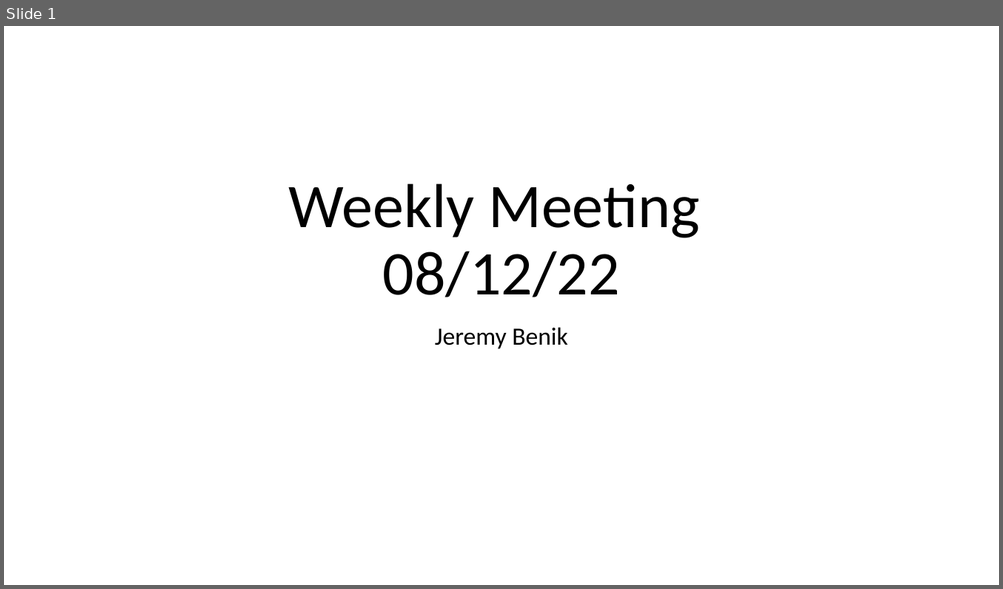
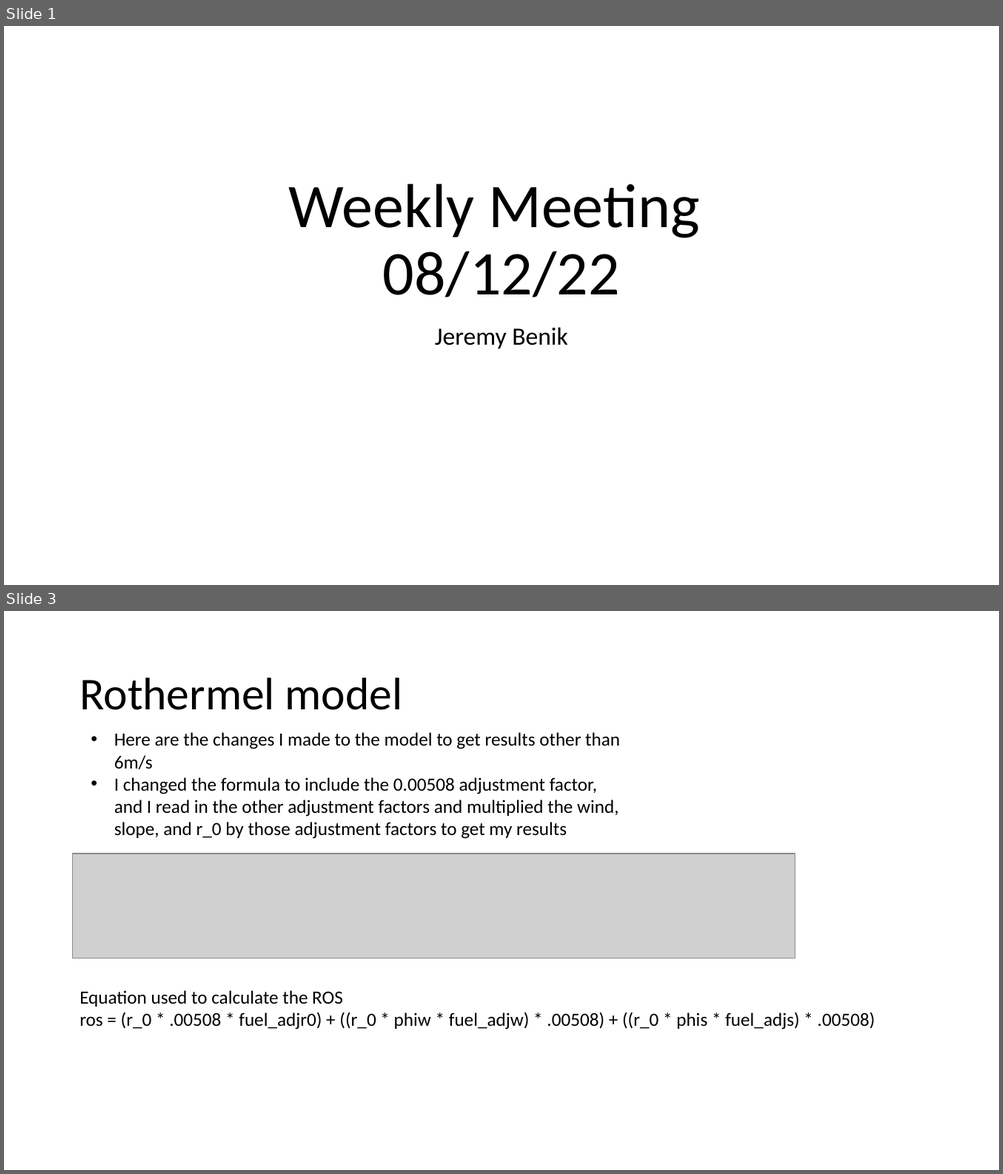
Before and after one commit to Jeremy-Benik/Meeting_Notes, a slide deck: 08122022_Presentation.pptx. Shown one above the other, each under a label of ours: slide 1 before the commit, slides 1 and 3 after it; the slides between them are not shown. The pictures are 1003x589 and 1003x1174 pixels, drawn with LibreOffice and Linux fonts; fonts in the diff are those of the drawing; grey boxes stand for pictures. Boxes give left, top, right and bottom in pixels: in the first picture for what was removed or moved away, otherwise in the second. Text is boxed around its words. In the diff, an @@ line names an element or a change of style, - is before the commit and + after.

```diff
--- a/08122022_Presentation.pptx
+++ b/08122022_Presentation.pptx
@@ slide 3 added at [4, 611, 999, 1170], background #FFFFFF @@
@@ title added at [79, 678, 403, 710], 44 pt, text #000000 @@
+Rothermel model
@@ text added at [114, 732, 620, 839], 18 pt, text #000000 @@
+• Here are the changes I made to the model to get results other than 6m/s
+• I changed the formula to include the 0.00508 adjustment factor, and I read in the other adjustment factors and multiplied the wind, slope, and r_0 by those adjustment factors to get my results
@@ picture added at [73, 854, 795, 958] @@
@@ text added at [79, 991, 875, 1030], 18 pt, text #000000 @@
+Equation used to calculate the ROS
+ros = (r_0 * .00508 * fuel_adjr0) + ((r_0 * phiw * fuel_adjw) * .00508) + ((r_0 * phis * fuel_adjs) * .00508)
```
Also in this commit, not shown: 1 other slide added, 1 slide removed.
